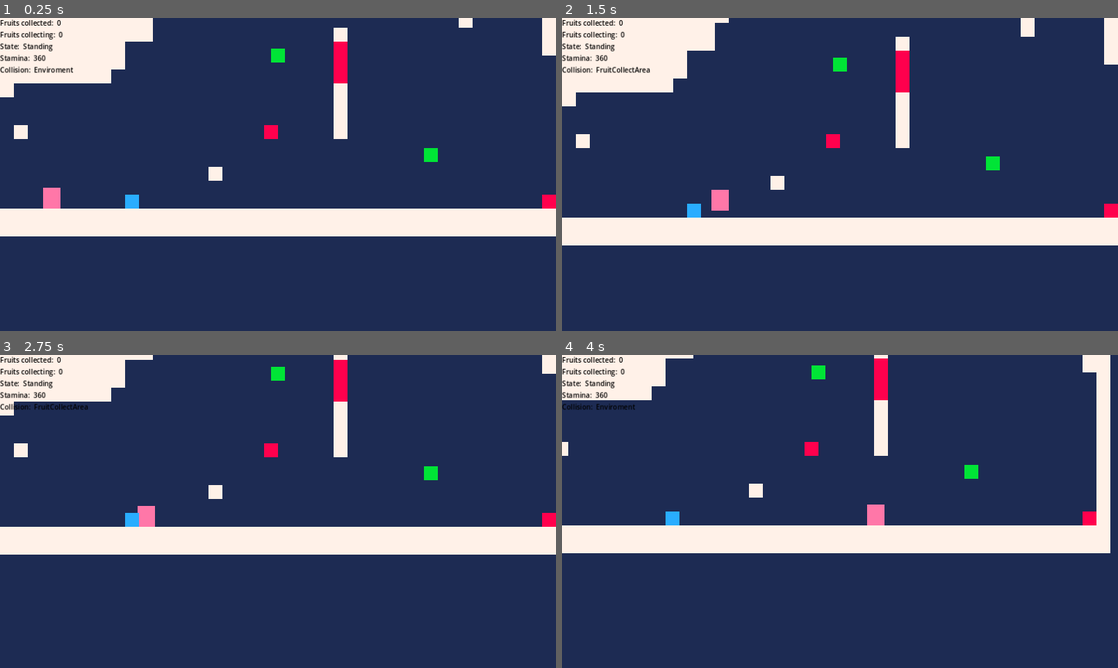
Above: before the commit, frames 1-4 (two rows, left to right).
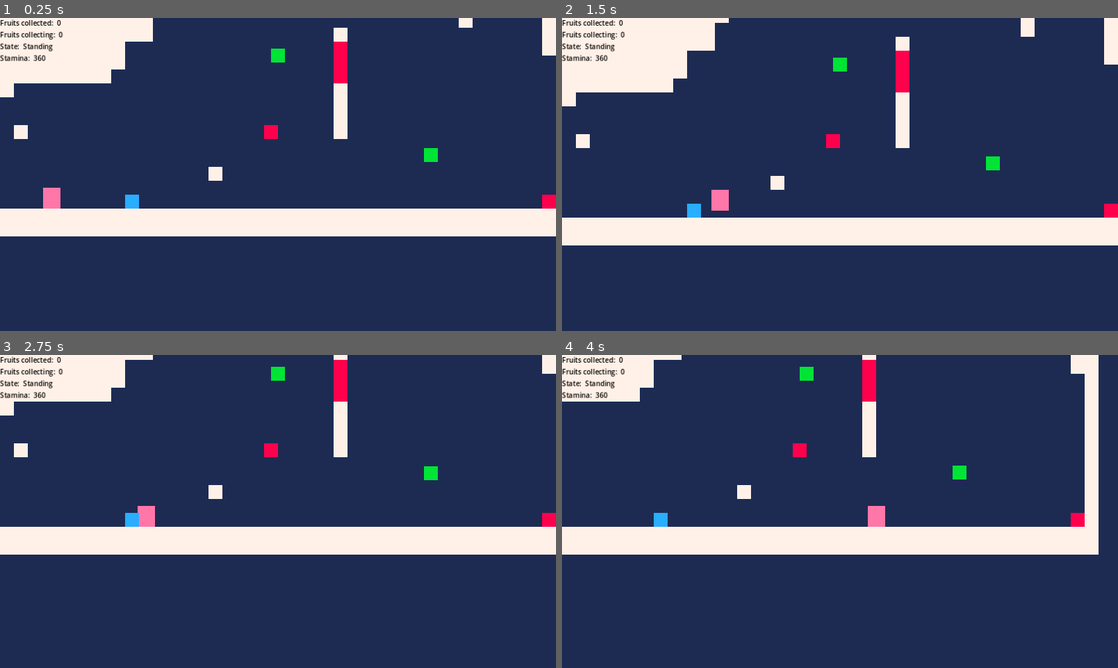
Above: after the commit, the same moments.

Repository: amorykiet/Beako
Game: Godot game, scene res://Test.tscn
The game is run twice, just before and just after one commit, with the same random seed, the same clock (stepped at 60 frames per second) and the same inputs.
Inputs:
- Up to frame 1 (0.25 s): no input
- Up to frame 2 (1.5 s): hold C (C) 0.53-1.28 s; hold Right (RIGHT) from 0.53 s (still down); tap Up (UP) at 0.77 s; tap Z (Z) at 0.8, 1.35 s
- Up to frame 3 (2.75 s): tap Up (UP) at 1.52 s; tap C (C) at 1.55 s; release Right (RIGHT) at 2.03 s; hold Left (LEFT) from 2.03 s (still down); hold C (C) from 2.03 s (still down); tap Z (Z) at 2.3 s
- Up to frame 4 (4 s): release Left (LEFT) at 2.78 s; release C (C) at 2.78 s; hold Right (RIGHT) from 2.78 s (still down); tap X (X) at 2.85 s; tap Up (UP) at 3.02, 3.77 s; tap C (C) at 3.05 s; hold Z (Z) from 3.53 s (still down)

The runs differ from the first frame. In frame 1, 0.2% of the frame differs, in the area x 0-14%, y 15-18%; in frame 2, 0.2%; in frame 3, 0.2%; in frame 4, 6.3%, in the area x 0-99%, y 0-64%.

Commit message:
Fix not dead respond correctly

Diff:
--- a/Airing.gd
+++ b/Airing.gd
@@ -51,12 +51,9 @@
 		subaru.dash_direction.y = 1
 		subaru.velocity.y = FALL_SPEED*1.5
 	subaru.move_and_slide()
-	if subaru.get_last_slide_collision():
-		if subaru.get_last_slide_collision().get_collider().name == "DeadArea":
-			subaru.transition_to("Dead")
-		#STANDING
-		elif subaru.is_on_floor():
-			subaru.transition_to("Standing")
+	#STANDING
+	if subaru.is_on_floor():
+		subaru.transition_to("Standing")
 
 	if subaru.cur_stama <= 0:
 		return
--- a/Climbing.gd
+++ b/Climbing.gd
@@ -62,8 +62,6 @@
 		elif Input.is_action_pressed("LEFT"):
 			direction_jump.x = -1
 	subaru.move_and_slide()
-	if subaru.get_last_slide_collision() and subaru.get_last_slide_collision().get_collider().name == "DeadArea":
-		subaru.transition_to("Dead")
 
 	#CLIMB ON TOP
 	if not jumped:
--- a/Dashing.gd
+++ b/Dashing.gd
@@ -1,6 +1,17 @@
 extends State
 var direction: Vector2 = Vector2.ZERO
 var dashing:= true
+@onready var timer_to_dash: Timer = Timer.new()
+@onready var timer_to_end_dash: Timer = Timer.new()
+@onready var ending_dash: bool = false
+
+func _ready():
+	timer_to_dash.wait_time = 0.08
+	timer_to_dash.one_shot = true
+	timer_to_end_dash.wait_time = 0.05
+	timer_to_end_dash.one_shot = true
+	add_child(timer_to_dash)
+	add_child(timer_to_end_dash)
 
 func handle_input(subaru: Subaru, _event: InputEvent) -> void:
 	pass
@@ -10,16 +21,18 @@
 
 func physics_update( subaru: Subaru, _delta: float) -> void:
 	subaru.move_and_collide(subaru.velocity*_delta)
-	if subaru.get_last_slide_collision() and subaru.get_last_slide_collision().get_collider().name == "DeadArea":
-		subaru.transition_to("Dead")
+	if timer_to_dash.is_stopped() and not ending_dash:
+		subaru.velocity = Vector2.ZERO
+		timer_to_end_dash.start()
+		ending_dash = true
+	if ending_dash and timer_to_end_dash.is_stopped():
+		subaru.transition_to("Airing",{dash = true})
 
 func enter( subaru: Subaru, _msg := {}) -> void:
+	ending_dash = false
+	timer_to_dash.start()
 	subaru.velocity = _msg.get("direction")*500
 	subaru.updating= true
-	await get_tree().create_timer(0.08).timeout
-	subaru.velocity = Vector2.ZERO
-	await get_tree().create_timer(0.05).timeout
-	subaru.transition_to("Airing",{dash = true})
 
 func exit(subaru: Subaru) -> void:
 	subaru.updating= false
--- a/Dead.gd
+++ b/Dead.gd
@@ -1,9 +1,8 @@
 extends State
 @onready var timer_to_respawn: Timer = Timer.new()
-@onready var falling: bool = false
 
 func _ready():
-	timer_to_respawn.wait_time = 2
+	timer_to_respawn.wait_time = 1
 	timer_to_respawn.one_shot = true
 	add_child(timer_to_respawn)
 
--- a/Standing.gd
+++ b/Standing.gd
@@ -58,8 +58,6 @@
 		if timer_to_fall.is_stopped():
 			subaru.transition_to("Airing")
 	subaru.move_and_slide()
-	if subaru.get_last_slide_collision() and subaru.get_last_slide_collision().get_collider().name == "DeadArea":
-		subaru.transition_to("Dead")
 
 	#CLIMBING
 	if Input.is_action_pressed("Z") and (subaru.rightCast.is_colliding()):
@@ -73,8 +71,6 @@
 		if subaru.get_last_slide_collision().get_collider().name == "Enviroment":
 			GamePlayProgress.fruits_collecting = 0
 		if subaru.get_last_slide_collision().get_collider().name == "FruitCollectArea":
-#			print(subaru.get_last_slide_collision().get_collider().position)
-#			print(subaru.position)
 			GamePlayProgress.fruits_collected += GamePlayProgress.fruits_collecting
 			GamePlayProgress.checkpoint = subaru.get_last_slide_collision().get_collider().position + Vector2(0,-12)
 			GamePlayProgress.fruits_collecting = 0
--- a/Subaru.gd
+++ b/Subaru.gd
@@ -28,8 +28,7 @@
 
 func _physics_process(delta: float) -> void:
 	GamePlayProgress.stama = cur_stama
-	if get_last_slide_collision():
-		GamePlayProgress.collision = get_last_slide_collision().get_collider().name
+
 	if velocity.x > 0:
 		face_direction.x = 1
 	elif velocity.x < 0:
@@ -44,3 +43,8 @@
 	state = get_node(target_state_name)
 	GamePlayProgress.state = state
 	state.enter(self, msg)
+
+
+func _on_dead_body_body_entered(body):
+	if body.name == "DeadArea":
+		transition_to("Dead")
--- a/Subaru.tscn
+++ b/Subaru.tscn
@@ -8,6 +8,9 @@
 [ext_resource type="Script" path="res://Dashing.gd" id="6_oljj0"]
 [ext_resource type="Script" path="res://Dead.gd" id="7_1fa1v"]
 
+[sub_resource type="RectangleShape2D" id="RectangleShape2D_bl8hu"]
+size = Vector2(10, 13)
+
 [sub_resource type="RectangleShape2D" id="RectangleShape2D_mjv8j"]
 size = Vector2(8, 11)
 
@@ -16,6 +19,14 @@
 floor_block_on_wall = false
 script = ExtResource("1_ry8js")
 initial_state = NodePath("Airing")
+
+[node name="DeadBody" type="Area2D" parent="."]
+collision_layer = 32
+collision_mask = 8
+
+[node name="CollisionShape2D" type="CollisionShape2D" parent="DeadBody"]
+position = Vector2(0, 2.5)
+shape = SubResource("RectangleShape2D_bl8hu")
 
 [node name="Sprite2D" type="Sprite2D" parent="."]
 texture_filter = 1
@@ -61,3 +72,5 @@
 rotation = -1.5708
 target_position = Vector2(0, -5)
 collision_mask = 2
+
+[connection signal="body_entered" from="DeadBody" to="." method="_on_dead_body_body_entered"]
--- a/project.godot
+++ b/project.godot
@@ -76,6 +76,7 @@
 2d_physics/layer_3="Fruit"
 2d_physics/layer_4="DeadTile"
 2d_physics/layer_5="FruitCollectTile"
+2d_physics/layer_6="DeadBody"
 
 [rendering]
 
--- a/ui.gd
+++ b/ui.gd
@@ -5,4 +5,3 @@
 	%FruitsCollectingLabel.text = str(GamePlayProgress.fruits_collecting)
 	%State.text = str(GamePlayProgress.state.name)
 	%Stamina.text = str(GamePlayProgress.stama)
-	%Collision.text = GamePlayProgress.collision
--- a/ui.tscn
+++ b/ui.tscn
@@ -73,16 +73,3 @@
 layout_mode = 2
 theme_override_colors/font_color = Color(0, 0, 0, 1)
 text = "0"
-
-[node name="HBoxContainer5" type="HBoxContainer" parent="Control/VBoxContainer"]
-layout_mode = 2
-
-[node name="Label" type="Label" parent="Control/VBoxContainer/HBoxContainer5"]
-layout_mode = 2
-theme_override_colors/font_color = Color(0, 0, 0, 1)
-text = "Collision: "
-
-[node name="Collision" type="Label" parent="Control/VBoxContainer/HBoxContainer5"]
-unique_name_in_owner = true
-layout_mode = 2
-theme_override_colors/font_color = Color(0, 0, 0, 1)
Not shown: 1 places in Subaru.tscn that only renumber resources
